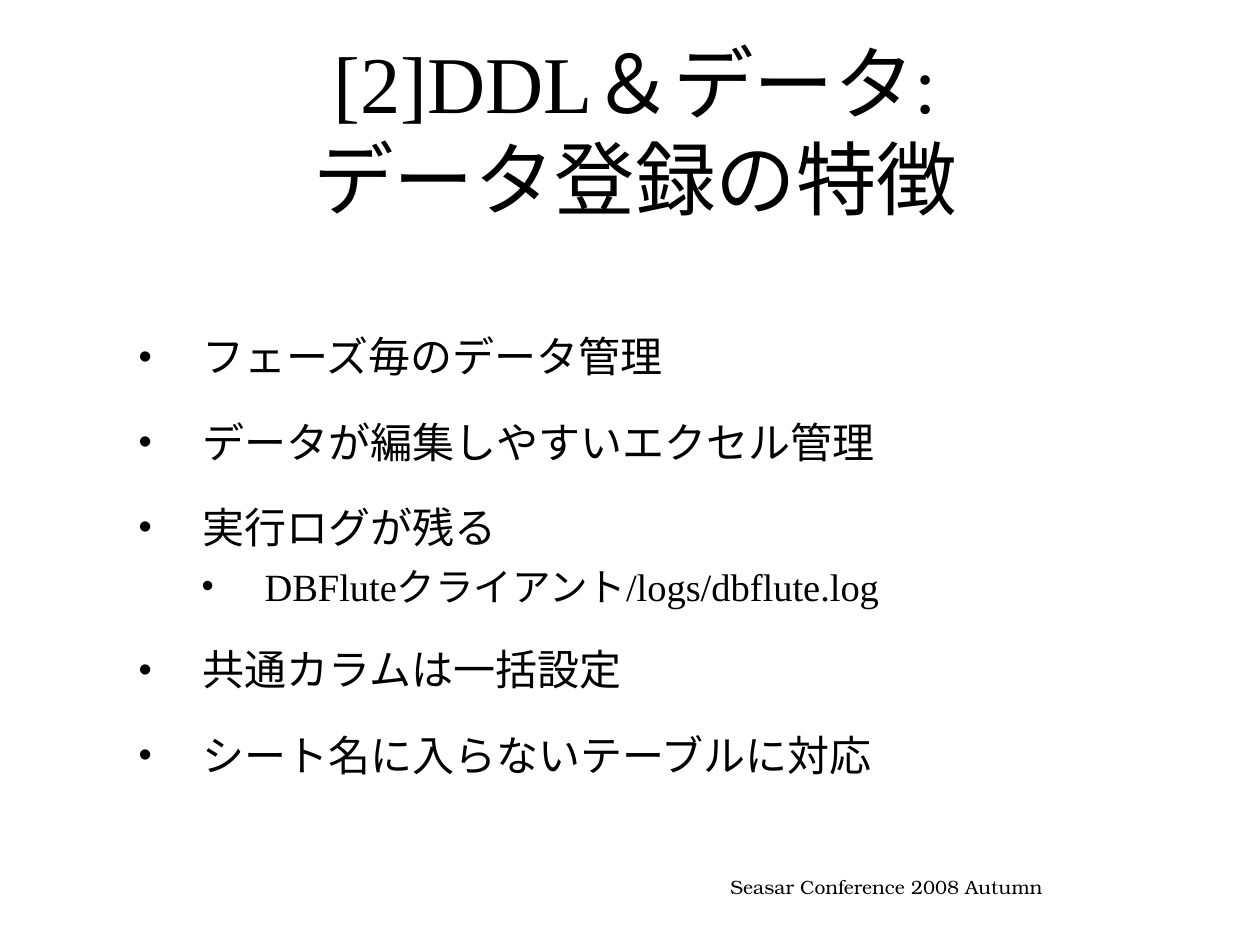
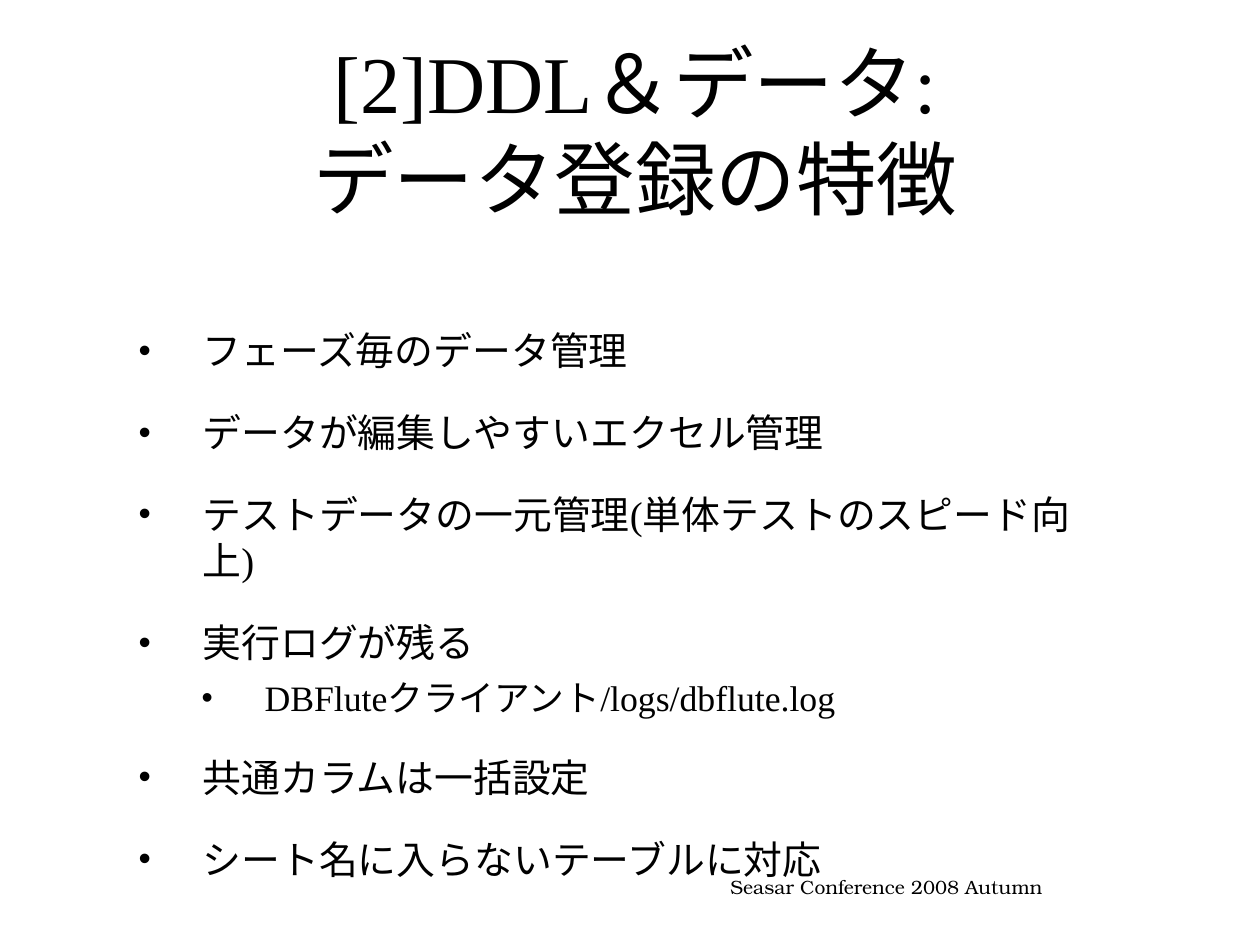
Before and after one commit to seasarorg/dbflute, a slide deck: slide 28 of dbflute/etc/doc/ref/session/resource/GenbaSolution2-sc2008autumn-dbflute.pptx. Drawn at 1260x945 pixels with LibreOffice and Linux fonts; fonts in the diff are those of the drawing; background and template pictures are left out. Boxes give left, top, right and bottom in pixels: in the first picture for what was removed or moved away, otherwise in the second. Text is boxed around its words. In the diff, an @@ line names an element or a change of style, - is before the commit and + after.

```diff
--- a/dbflute/etc/doc/ref/session/resource/GenbaSolution2-sc2008autumn-dbflute.pptx
+++ b/dbflute/etc/doc/ref/session/resource/GenbaSolution2-sc2008autumn-dbflute.pptx
@@ text at bbox=[202, 332, 836, 884]: size 24 to 22.2 pt in "フェーズ毎のデータ管理", "データが編集しやすいエクセル管理", "実行ログが残る", "共通カラムは一括設定" and 1 more places; size 22 to 20.4 pt in "DBFluteクライアント/logs/dbflute.log" @@
@@ text at bbox=[202, 496, 1070, 583]: paragraph added @@
+• テストデータの一元管理(単体テストのスピード向上)
```
Also in this commit, not shown: 2 other slides changed, 2 slides added.
